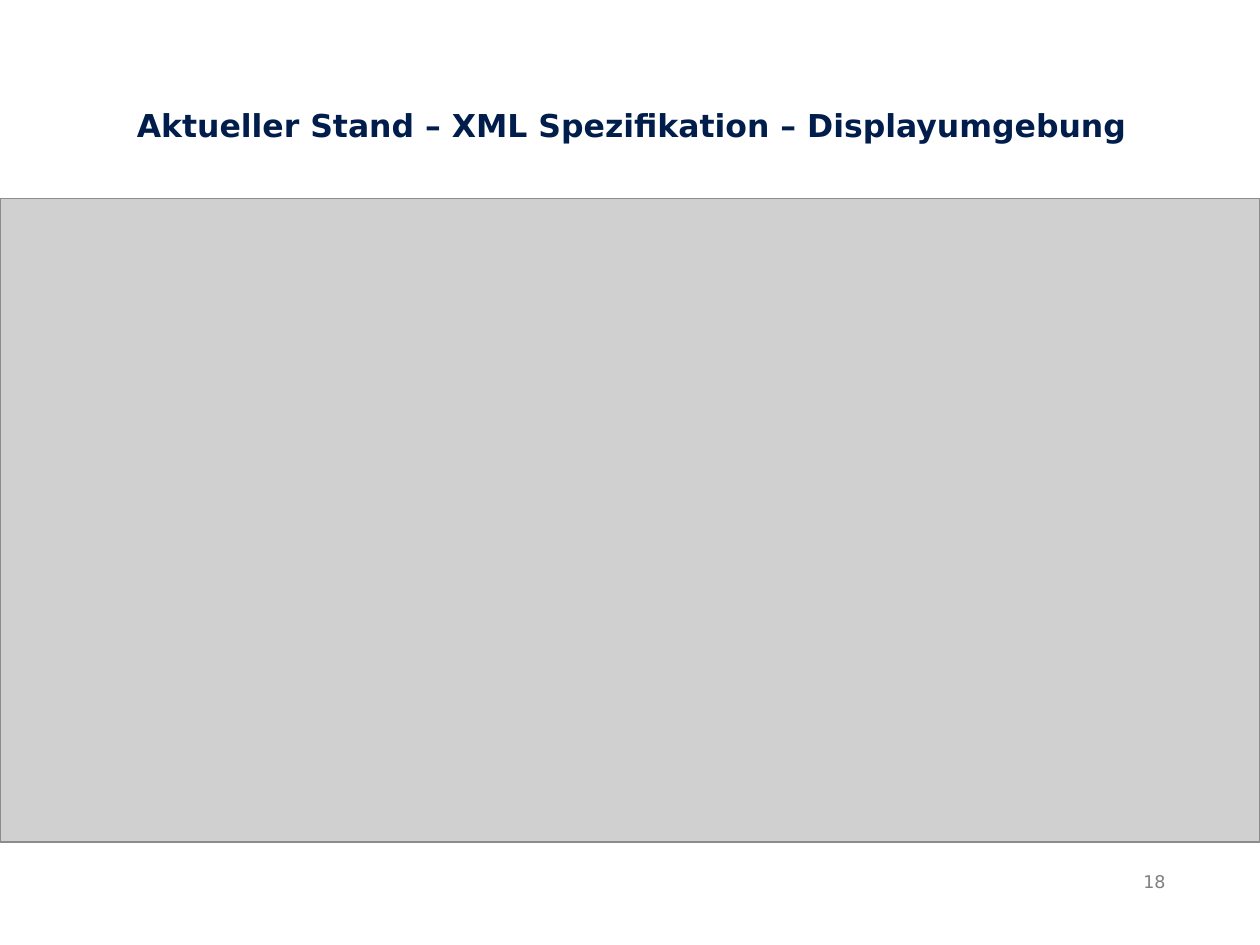
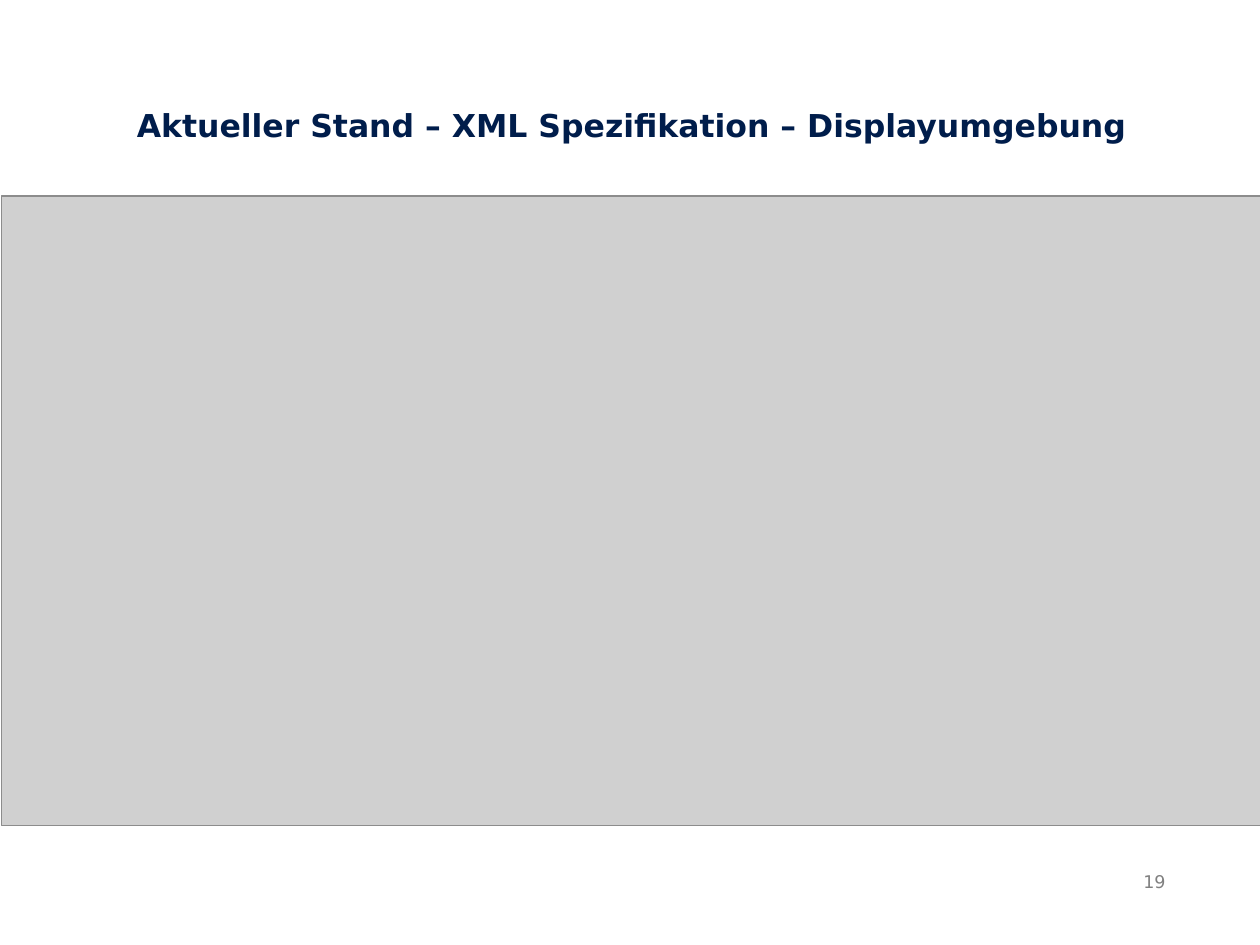
Before and after one commit to Neox-1990/OpenDECL-Diplom, a slide deck: slide 19 of Präsentationen/Zwischenpräsentation/Zwischenpräsentation.odp (slide 18 before the commit). Drawn at 1260x945 pixels with LibreOffice and Linux fonts; fonts in the diff are those of the drawing; grey boxes stand for pictures. Boxes give left, top, right and bottom in pixels: in the first picture for what was removed or moved away, otherwise in the second. Text is boxed around its words. In the diff, an @@ line names an element or a change of style, - is before the commit and + after.

```diff
--- a/Präsentationen/Zwischenpräsentation/Zwischenpräsentation.odp
+++ b/Präsentationen/Zwischenpräsentation/Zwischenpräsentation.odp
@@ picture resized from (x1=0, y1=198, x2=1260, y2=842) to (x1=1, y1=197, x2=1260, y2=827) @@
@@ page number at (x1=1143, y1=875, x2=1165, y2=888): text changed @@
-18
+19
```
Also in this commit, not shown: 12 other slides changed, 2 slides added, 1 slide removed, 10 other files.
